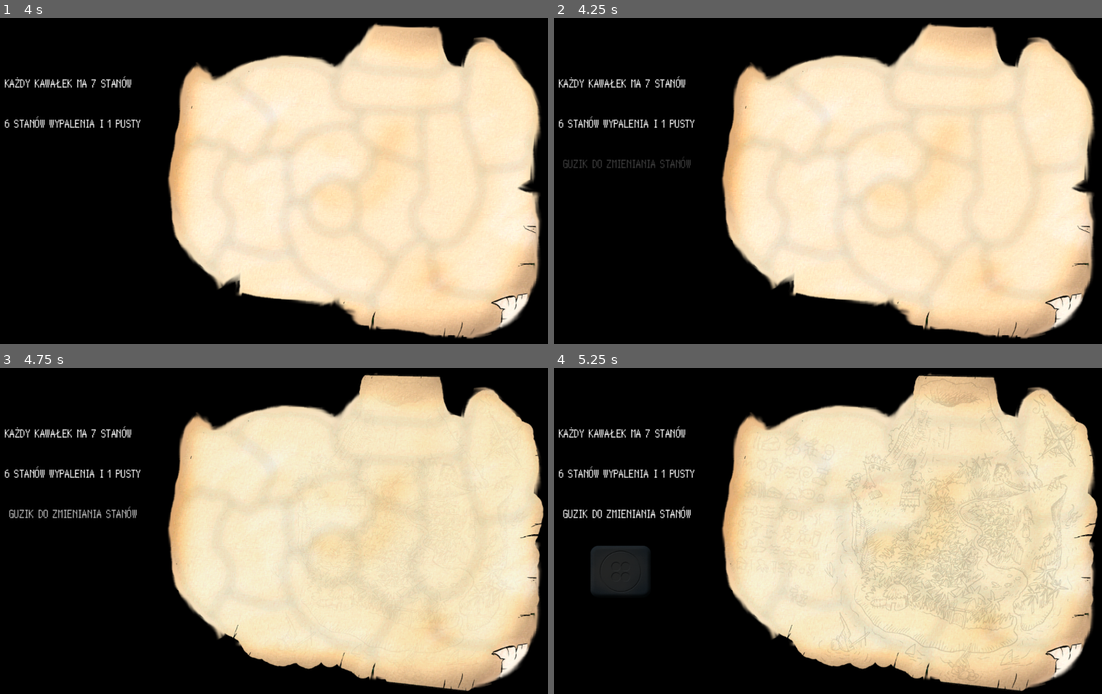
Above: before the commit, frames 1-4 (two rows, left to right).
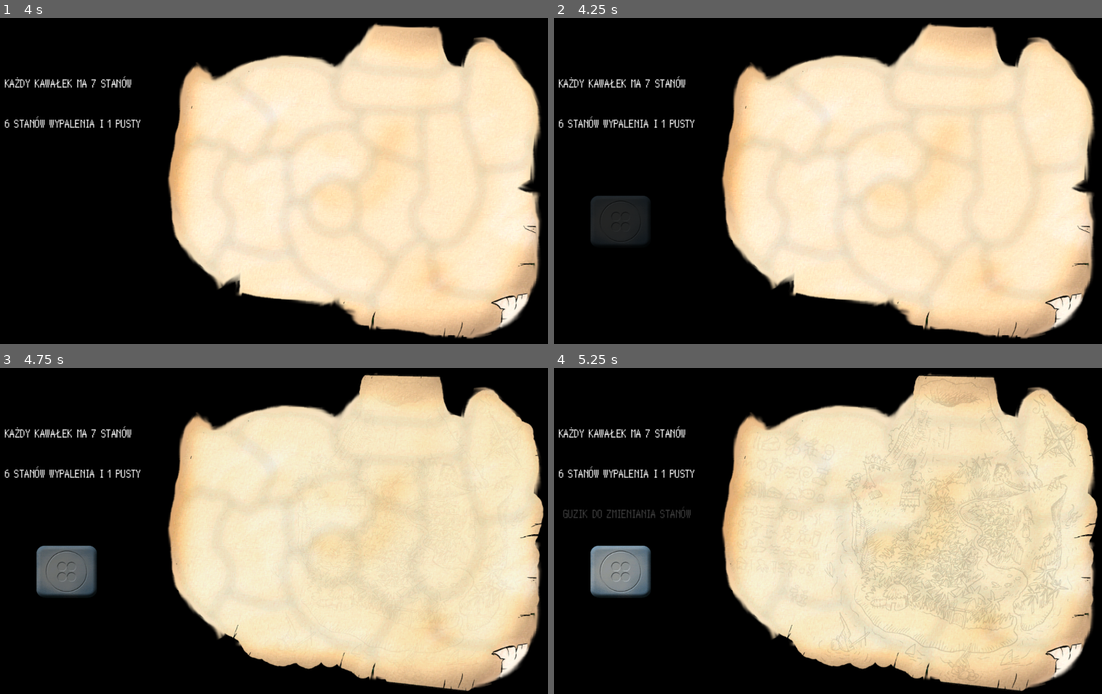
Above: after the commit, the same moments.

Repository: vexwith/WypalanieMapy
Game: Godot game, scene res://Tutorial/tutorial.tscn
Same seed, same stepped clock (60 frames per second), same inputs: the game is played once before the commit and once after it. This scene is started directly instead of the project's main scene. Sound files missing from this copy of the repository are replaced by a short silence.
Inputs (mouse positions are in pixels of both pictures, inside the frame that each line leads up to):
- Up to frame 1 (4 s): move the mouse to (400, 50) at 0.52 s; hold Z (rewind) 0.53-1.28 s; tap 1 (1, bound only after the commit) at 0.8, 1.35, 3.05 s; move the mouse to (498, 106) at 1.27 s; tap 2 (2, bound only after the commit) at 1.55, 3.8 s; move the mouse to (487, 220) at 2.02 s; hold 2 (2, bound only after the commit) 2.03-2.78 s; tap Z (rewind) at 2.3 s; move the mouse to (432, 291) at 2.77 s; click (432, 291) at 2.85 s; move the mouse to (449, 177) at 3.52 s; hold Right mouse button (PPM) from 3.53 s (still down)
- Up to frame 2 (4.25 s): keep holding Right mouse button (PPM)
- Up to frame 3 (4.75 s): release Right mouse button (PPM) at 4.25 s; click (65, 570) at 4.27 s
- Up to frame 4 (5.25 s): click (619, 570) at 5.02 s

Frame 1 is identical in both runs. In frame 2, 1.7% of the frame differs, in the area x 1-25%, y 42-70%; in frame 3, 2.0%; in frame 4, 2.0%, in the area x 1-25%, y 42-71%.

Commit message:
tutorial done

Diff:
--- /dev/null
+++ b/Tutorial/tutorial.gd
@@ -0,0 +1,8 @@
+extends Control
+
+@onready var tutorial_two = preload("res://Tutorial/tutorial_two.tscn")
+@onready var tutorial_three = preload("res://Tutorial/tutorial_three.tscn")
+@onready var tutorial_four = preload("res://Tutorial/tutorial_four.tscn")
+
+func _on_reset_pressed():
+	get_child(1).reset()
--- a/Tutorial/tutorial.tscn
+++ b/Tutorial/tutorial.tscn
@@ -1,13 +1,31 @@
-[gd_scene load_steps=3 format=3 uid="uid://4qnxr8tt246x"]
+[gd_scene load_steps=10 format=3 uid="uid://4qnxr8tt246x"]
 
 [ext_resource type="PackedScene" uid="uid://qnyxc1f7413i" path="res://Tutorial/tutorial_one.tscn" id="1_1jvkj"]
+[ext_resource type="Script" path="res://Tutorial/tutorial.gd" id="1_3jdpk"]
 [ext_resource type="PackedScene" uid="uid://bbav8h88a3lio" path="res://Ognik/ognik.tscn" id="2_8p8i3"]
+[ext_resource type="Texture2D" uid="uid://cvt1yhux55mnl" path="res://GUI/brestartoc.png" id="3_7af6p"]
+[ext_resource type="Texture2D" uid="uid://cy01wwi12q7av" path="res://GUI/brestartom_2.png" id="4_8x7yh"]
+
+[sub_resource type="StyleBoxTexture" id="StyleBoxTexture_5f5b2"]
+texture = ExtResource("3_7af6p")
+region_rect = Rect2(5, 4, 65, 65)
+
+[sub_resource type="StyleBoxTexture" id="StyleBoxTexture_4888e"]
+texture = ExtResource("4_8x7yh")
+region_rect = Rect2(5, 4, 54, 55)
+
+[sub_resource type="StyleBoxTexture" id="StyleBoxTexture_vy0j5"]
+texture = ExtResource("3_7af6p")
+region_rect = Rect2(5, 4, 65, 65)
+
+[sub_resource type="StyleBoxEmpty" id="StyleBoxEmpty_d0gp0"]
 
 [node name="Tutorial" type="Control"]
 layout_mode = 3
 anchors_preset = 0
 offset_right = 1920.0
 offset_bottom = 1080.0
+script = ExtResource("1_3jdpk")
 
 [node name="ColorRect" type="ColorRect" parent="."]
 layout_mode = 1
@@ -22,3 +40,18 @@
 layout_mode = 1
 
 [node name="Ognik" parent="." instance=ExtResource("2_8p8i3")]
+
+[node name="Reset" type="Button" parent="."]
+visible = false
+layout_mode = 0
+offset_left = 1749.0
+offset_top = 953.0
+offset_right = 1757.0
+offset_bottom = 961.0
+scale = Vector2(12, 12)
+theme_override_styles/normal = SubResource("StyleBoxTexture_5f5b2")
+theme_override_styles/hover = SubResource("StyleBoxTexture_4888e")
+theme_override_styles/pressed = SubResource("StyleBoxTexture_vy0j5")
+theme_override_styles/focus = SubResource("StyleBoxEmpty_d0gp0")
+
+[connection signal="pressed" from="Reset" to="." method="_on_reset_pressed"]
--- /dev/null
+++ b/Tutorial/tutorial_four.gd
@@ -0,0 +1,16 @@
+extends Control
+
+
+
+func _ready():
+	var tween = get_tree().create_tween()
+	tween.tween_property($Text/Label, "modulate", Color.WHITE, 2.0)
+	tween.tween_property($Text/Label2, "modulate", Color.WHITE, 2.0)
+	tween.tween_property($Text/Label3, "modulate", Color.WHITE, 1.0)
+
+func _on_menu_pressed():
+	get_tree().change_scene_to_file("res://UI/menu.tscn")
+
+
+func reset():
+	pass
--- /dev/null
+++ b/Tutorial/tutorial_four.tscn
@@ -0,0 +1,75 @@
+[gd_scene load_steps=9 format=3 uid="uid://bk1ley73a6bru"]
+
+[ext_resource type="Script" path="res://Tutorial/tutorial_four.gd" id="1_k2lga"]
+[ext_resource type="Texture2D" uid="uid://coxj3xlfnguh5" path="res://GUI/bexit_2.png" id="2_wd2la"]
+[ext_resource type="Texture2D" uid="uid://huatjbly557s" path="res://GUI/bexitom_2.png" id="3_b42oo"]
+[ext_resource type="Theme" uid="uid://b08scbdwv7hst" path="res://Tutorial/text_theme.tres" id="4_osx0y"]
+
+[sub_resource type="StyleBoxTexture" id="StyleBoxTexture_y1f1v"]
+texture = ExtResource("2_wd2la")
+region_rect = Rect2(0, 0, 53, 52)
+
+[sub_resource type="StyleBoxTexture" id="StyleBoxTexture_icc1v"]
+texture = ExtResource("3_b42oo")
+region_rect = Rect2(3, 3, 64, 64)
+
+[sub_resource type="StyleBoxTexture" id="StyleBoxTexture_6ar6m"]
+texture = ExtResource("2_wd2la")
+region_rect = Rect2(0, 0, 53, 52)
+
+[sub_resource type="StyleBoxEmpty" id="StyleBoxEmpty_5e64h"]
+
+[node name="TutorialFour" type="Control"]
+layout_mode = 3
+anchors_preset = 15
+anchor_right = 1.0
+anchor_bottom = 1.0
+grow_horizontal = 2
+grow_vertical = 2
+scale = Vector2(1.8, 1.8)
+script = ExtResource("1_k2lga")
+
+[node name="Menu" type="Button" parent="."]
+layout_mode = 0
+offset_left = 752.778
+offset_top = 251.667
+offset_right = 805.778
+offset_bottom = 303.667
+theme_override_styles/normal = SubResource("StyleBoxTexture_y1f1v")
+theme_override_styles/hover = SubResource("StyleBoxTexture_icc1v")
+theme_override_styles/pressed = SubResource("StyleBoxTexture_6ar6m")
+theme_override_styles/focus = SubResource("StyleBoxEmpty_5e64h")
+
+[node name="Text" type="VBoxContainer" parent="."]
+layout_mode = 0
+offset_left = 181.0
+offset_top = 162.0
+offset_right = 539.0
+offset_bottom = 390.0
+theme_override_constants/separation = 40
+
+[node name="Label" type="Label" parent="Text"]
+modulate = Color(1, 1, 1, 0)
+layout_mode = 2
+theme = ExtResource("4_osx0y")
+text = "KOMPAS TO WYJŚCIE DO MENU"
+horizontal_alignment = 1
+autowrap_mode = 2
+
+[node name="Label2" type="Label" parent="Text"]
+modulate = Color(1, 1, 1, 0)
+layout_mode = 2
+theme = ExtResource("4_osx0y")
+text = "WYJŚCIE DO MENU AUTOMATYCZNIE ZAPISUJE TWOJE NAJWAŻNIEJSZE CHECKPOINTY"
+horizontal_alignment = 1
+autowrap_mode = 2
+
+[node name="Label3" type="Label" parent="Text"]
+modulate = Color(1, 1, 1, 0)
+layout_mode = 2
+theme = ExtResource("4_osx0y")
+text = "NIE ZAPISUJE TO TWOJEGO STANU MAPY!"
+horizontal_alignment = 1
+autowrap_mode = 2
+
+[connection signal="pressed" from="Menu" to="." method="_on_menu_pressed"]
--- a/Tutorial/tutorial_one.gd
+++ b/Tutorial/tutorial_one.gd
@@ -1,6 +1,5 @@
 extends Control
 
-@onready var tutorial_two = preload("res://Tutorial/tutorial_two.tscn")
 
 @onready var pieces = $Pieces
 
@@ -16,8 +15,8 @@
 	var tween = get_tree().create_tween()
 	tween.tween_property($text/Label, "modulate", Color.WHITE, 2.0)
 	tween.tween_property($text/Label2, "modulate", Color.WHITE, 2.0)
+	tween.tween_property($Button, "modulate", Color.WHITE, 1.0)
 	tween.tween_property($text/Label3, "modulate", Color.WHITE, 1.0)
-	tween.tween_property($Button, "modulate", Color.WHITE, 1.0)
 
 
 
@@ -38,6 +37,10 @@
 
 
 func _on_button_2_pressed():
-	var tutorial = tutorial_two.instantiate()
+	get_parent().find_child("Reset").show()
+	var tutorial = get_parent().tutorial_two.instantiate()
 	get_parent().find_child("TutorialOne").add_sibling(tutorial)
 	queue_free()
+
+func reset():
+	pass
--- /dev/null
+++ b/Tutorial/tutorial_three.gd
@@ -0,0 +1,54 @@
+extends Control
+
+@onready var pieces = $Pieces
+
+var map_state_log = []
+
+func _ready():
+	SignalBus.connect("piece_clicked", _on_piece_clicked)
+
+	save_prev()
+
+	var tween = get_tree().create_tween()
+	tween.tween_property($Text/Label, "modulate", Color.WHITE, 2.0)
+	tween.tween_property($Text/Label2, "modulate", Color.WHITE, 2.0)
+
+func _input(event):
+	if event.is_action_pressed("rewind"):
+		if len(map_state_log) > 1:
+			map_state_log.pop_back()
+			var prev_state = map_state_log[-1].duplicate()
+			load_prev(prev_state)
+		elif len(map_state_log) == 1:
+			var prev_state = map_state_log[-1].duplicate()
+			load_prev(prev_state)
+
+func _on_piece_clicked(clicked_piece):
+	var win_condition = true
+	for piece in pieces.get_children():
+		if piece.stage != 3 and piece.stage != 4:
+			win_condition = false
+
+	save_prev()
+
+	if win_condition:
+		var tutorial = get_parent().tutorial_four.instantiate()
+		get_parent().get_child(1).add_sibling(tutorial)
+		queue_free()
+
+func save_prev():
+	var map_state = []
+	for piece in pieces.get_children():
+		map_state.append(piece.stage)
+	map_state_log.append(map_state)
+
+func load_prev(map_state):
+	for i in range(len(map_state) - 1, -1, -1):
+		var piece = pieces.get_child(i)
+		piece.stage = map_state.pop_back()
+		piece.update(0)
+
+func reset():
+	for piece in pieces.get_children():
+		piece.stage = -1
+		piece.update(0)
--- /dev/null
+++ b/Tutorial/tutorial_three.tscn
@@ -0,0 +1,85 @@
+[gd_scene load_steps=9 format=3 uid="uid://bnhmtuwiemrmn"]
+
+[ext_resource type="Script" path="res://Tutorial/tutorial_three.gd" id="1_37w6u"]
+[ext_resource type="PackedScene" uid="uid://cwkorr4fc4wuf" path="res://Mapa/kawałek10/kawałek_10.tscn" id="1_xrg4e"]
+[ext_resource type="PackedScene" uid="uid://cto0or21dya2h" path="res://Mapa/kawałek12/kawałek_12.tscn" id="2_56oeb"]
+[ext_resource type="Texture2D" uid="uid://dknwkhrofosws" path="res://Tutorial/0tierpiece2.png" id="2_ffsnm"]
+[ext_resource type="PackedScene" uid="uid://bqauqrlm00k4e" path="res://Mapa/kawałek9/kawałek_9.tscn" id="3_kn0lc"]
+[ext_resource type="PackedScene" uid="uid://3lk4nmogsyaq" path="res://Mapa/kawałek8/kawałek_8.tscn" id="4_2nmej"]
+[ext_resource type="PackedScene" uid="uid://celjynmx78vxl" path="res://Mapa/kawałek14/kawałek_14.tscn" id="5_suhd1"]
+[ext_resource type="Theme" uid="uid://b08scbdwv7hst" path="res://Tutorial/text_theme.tres" id="6_4qa52"]
+
+[node name="TutorialThree" type="Control"]
+layout_mode = 3
+anchors_preset = 15
+anchor_right = 1.0
+anchor_bottom = 1.0
+grow_horizontal = 2
+grow_vertical = 2
+scale = Vector2(1.8, 1.8)
+script = ExtResource("1_37w6u")
+
+[node name="TextureRect" type="TextureRect" parent="."]
+layout_mode = 0
+offset_left = 543.333
+offset_top = 118.333
+offset_right = 974.333
+offset_bottom = 472.333
+texture = ExtResource("2_ffsnm")
+
+[node name="Pieces" type="Control" parent="."]
+anchors_preset = 0
+offset_left = 140.0
+offset_top = 1.66667
+offset_right = 180.0
+offset_bottom = 41.6667
+
+[node name="Kawałek10" parent="Pieces" instance=ExtResource("1_xrg4e")]
+position = Vector2(631.667, 286.111)
+affected_pieces = [1, 2, 3]
+
+[node name="Kawałek12" parent="Pieces" instance=ExtResource("2_56oeb")]
+position = Vector2(628.333, 210)
+affected_pieces = [0, 2, 3]
+
+[node name="Kawałek9" parent="Pieces" instance=ExtResource("3_kn0lc")]
+position = Vector2(642.222, 368.889)
+affected_pieces = [0, 1, 3]
+
+[node name="Kawałek8" parent="Pieces" instance=ExtResource("4_2nmej")]
+position = Vector2(735, 287.778)
+affected_pieces = [0, 1, 2]
+
+[node name="Kawałek14" parent="Pieces" instance=ExtResource("5_suhd1")]
+position = Vector2(489.444, 282.778)
+affected_pieces = [1, 2]
+
+[node name="Text" type="VBoxContainer" parent="."]
+layout_mode = 0
+offset_left = 56.1111
+offset_top = 170.556
+offset_right = 466.111
+offset_bottom = 395.556
+theme_override_constants/separation = 40
+
+[node name="Label" type="Label" parent="Text"]
+modulate = Color(1, 1, 1, 0)
+layout_mode = 2
+theme = ExtResource("6_4qa52")
+text = "KLIKNIĘCIE W KAWAŁEK MAPY ZAWSZE ZWIĘKSZA POZIOM WYPALENIA SĄSIADUJĄCYCH KAWAŁKÓW O 1"
+horizontal_alignment = 1
+autowrap_mode = 2
+
+[node name="Label2" type="Label" parent="Text"]
+modulate = Color(1, 1, 1, 0)
+layout_mode = 2
+theme = ExtResource("6_4qa52")
+text = "JEŚLI POPEŁNIŁEŚ BŁĄD MOŻESZ KLIKNĄĆ RESTART ŻEBY COFNĄĆ SIĘ DO POCZĄTKU LUB WCISNĄĆ Z NA KLAWIATURZE ABY COFNĄĆ SWÓJ RUCH"
+horizontal_alignment = 1
+autowrap_mode = 2
+
+[editable path="Pieces/Kawałek10"]
+[editable path="Pieces/Kawałek12"]
+[editable path="Pieces/Kawałek9"]
+[editable path="Pieces/Kawałek8"]
+[editable path="Pieces/Kawałek14"]
--- a/Tutorial/tutorial_two.gd
+++ b/Tutorial/tutorial_two.gd
@@ -1,8 +1,34 @@
 extends Control
+
 
 @onready var pieces = $Pieces
 
 func _ready():
+	SignalBus.connect("piece_clicked", _on_piece_clicked)
+
+	Globals.ignore_clicks = false
+	get_parent().find_child("Ognik").przedmioty["lapa"] = false
+	get_parent().find_child("Ognik").przedmioty["ognik"] = true
+
+	reset()
+
+	var tween = get_tree().create_tween()
+	tween.tween_property($Text/Label, "modulate", Color.WHITE, 2.0)
+	tween.tween_property($Text/Label2, "modulate", Color.WHITE, 2.0)
+	tween.tween_property($Text/Label3, "modulate", Color.WHITE, 2.0)
+
+func _on_piece_clicked(clicked_piece):
+	var win_condition = true
+	for piece in pieces.get_children():
+		if piece.stage != 3 and piece.stage != 4:
+			win_condition = false
+
+	if win_condition:
+		var tutorial = get_parent().tutorial_three.instantiate()
+		get_parent().get_child(1).add_sibling(tutorial)
+		queue_free()
+
+func reset():
 	for i in range(6):
 		var piece = pieces.get_child(i)
 		piece.stage = i - 1
--- a/Tutorial/tutorial_two.tscn
+++ b/Tutorial/tutorial_two.tscn
@@ -1,7 +1,8 @@
-[gd_scene load_steps=4 format=3 uid="uid://qhjh10w0bkmm"]
+[gd_scene load_steps=5 format=3 uid="uid://qhjh10w0bkmm"]
 
 [ext_resource type="Script" path="res://Tutorial/tutorial_two.gd" id="1_5yswb"]
 [ext_resource type="PackedScene" uid="uid://dayxcxrhwkece" path="res://Mapa/kawałek1/kawałek_1.tscn" id="1_nn7sh"]
+[ext_resource type="Texture2D" uid="uid://bs0gn4k0uinup" path="res://Tutorial/0tierpiece1.png" id="2_ix73k"]
 [ext_resource type="Theme" uid="uid://b08scbdwv7hst" path="res://Tutorial/text_theme.tres" id="3_v7fhf"]
 
 [node name="TutorialTwo" type="Control"]
@@ -15,6 +16,14 @@
 grow_vertical = 2
 scale = Vector2(1.8, 1.8)
 script = ExtResource("1_5yswb")
+
+[node name="TextureRect" type="TextureRect" parent="."]
+layout_mode = 0
+offset_left = 427.222
+offset_top = 43.8889
+offset_right = 598.222
+offset_bottom = 144.889
+texture = ExtResource("2_ix73k")
 
 [node name="Pieces" type="Control" parent="."]
 anchors_preset = 0
@@ -81,6 +90,14 @@
 horizontal_alignment = 1
 autowrap_mode = 2
 
+[node name="Label3" type="Label" parent="Text"]
+modulate = Color(1, 1, 1, 0)
+layout_mode = 2
+theme = ExtResource("3_v7fhf")
+text = "NIEKTÓRE KAWAŁKI MOGĄ ZACZYNAĆ NA WYŻSZYM POZIOMIE WYPALENIA"
+horizontal_alignment = 1
+autowrap_mode = 2
+
 [editable path="Pieces/Kawałek1"]
 [editable path="Pieces/Kawałek2"]
 [editable path="Pieces/Kawałek3"]
--- a/UI/menu.gd
+++ b/UI/menu.gd
@@ -29,7 +29,7 @@
 
 
 func _on_tutorial_pressed():
-	pass # Replace with function body.
+	get_tree().change_scene_to_file("res://Tutorial/tutorial.tscn")
 
 
 func _on_exit_pressed():
--- a/default_bus_layout.tres
+++ b/default_bus_layout.tres
@@ -1,4 +1,3 @@
 [gd_resource type="AudioBusLayout" format=3 uid="uid://djrlfs1db6paf"]
 
 [resource]
-bus/0/mute = true
--- a/game_manager.gd
+++ b/game_manager.gd
@@ -106,6 +106,8 @@
 		printerr("Cannot open non-existent file at %s!" % [path])
 
 func _ready():
+	SignalBus.connect("piece_clicked", _on_piece_clicked)
+	SignalBus.connect("non_euclidean_clicked", _on_non_euclidean_clicked)
 	verify_save_directory(SAVE_DIR)
 	if Globals.kontynuuj:
 		Globals.kontynuuj = false
@@ -113,8 +115,9 @@
 		load_data(SAVE_DIR + SAVE_FILE_NAME)
 		get_tree().reload_current_scene()
 
-	SignalBus.connect("piece_clicked", _on_piece_clicked)
-	SignalBus.connect("non_euclidean_clicked", _on_non_euclidean_clicked)
+	#saving blank map
+	save_prev()
+
 #	MAX_PIECES = base_map.get_child_count()
 	if not Globals.lapa_gained:
 		lapa_button.hide()
@@ -206,6 +209,15 @@
 			var prev_state = Globals.map_state_log[-1].duplicate()
 			load_prev(prev_state)
 
+	if event.is_action_pressed("1"):
+		if not Globals.trapped:
+			_on_ognik_button_button_up()
+			Globals.ignore_clicks = false
+
+	if event.is_action_pressed("2"):
+		_on_lapa_button_button_up()
+
+	#dragging
 	if not Globals.crawl_mode and not Globals.trapped:
 		if event is InputEventMouseMotion and draggable:
 			if event.button_mask == MOUSE_BUTTON_MASK_LEFT:
@@ -342,15 +354,7 @@
 
 	#saving map state
 	if clicked_piece.get_index() not in range(25, 40): #if inside saper
-		var map_state = []
-		for piece in base_map.get_children():
-			if piece is Area2D:
-				map_state.append(piece.stage)
-		for non_euclidean_piece in non_euclidean_pieces.get_children():
-			map_state.append(non_euclidean_piece.stage)
-		map_state.append(camera.global_position)
-		map_state.append(next_piece)
-		Globals.map_state_log.append(map_state)
+		save_prev()
 
 
 func _on_non_euclidean_clicked():
@@ -594,7 +598,16 @@
 	var troll = base_map.get_child(84)
 	troll.update(3)
 
-
+func save_prev():
+	var map_state = []
+	for piece in base_map.get_children():
+		if piece is Area2D:
+			map_state.append(piece.stage)
+	for non_euclidean_piece in non_euclidean_pieces.get_children():
+		map_state.append(non_euclidean_piece.stage)
+	map_state.append(camera.global_position)
+	map_state.append(next_piece)
+	Globals.map_state_log.append(map_state)
 
 func load_prev(map_state):
 	#clearing saper
--- a/game_manager.tscn
+++ b/game_manager.tscn
@@ -148,6 +148,12 @@
 
 [sub_resource type="StyleBoxEmpty" id="StyleBoxEmpty_5see7"]
 
+[sub_resource type="Gradient" id="Gradient_vcxga"]
+colors = PackedColorArray(0, 0, 0, 1, 0, 0, 0, 1)
+
+[sub_resource type="GradientTexture1D" id="GradientTexture1D_3sm7f"]
+gradient = SubResource("Gradient_vcxga")
+
 [sub_resource type="StyleBoxTexture" id="StyleBoxTexture_4iovj"]
 texture = ExtResource("23_oslr8")
 region_rect = Rect2(0, 0, 53, 52)
@@ -161,12 +167,6 @@
 region_rect = Rect2(0, 0, 53, 52)
 
 [sub_resource type="StyleBoxEmpty" id="StyleBoxEmpty_3uyue"]
-
-[sub_resource type="Gradient" id="Gradient_vcxga"]
-colors = PackedColorArray(0, 0, 0, 1, 0, 0, 0, 1)
-
-[sub_resource type="GradientTexture1D" id="GradientTexture1D_3sm7f"]
-gradient = SubResource("Gradient_vcxga")
 
 [sub_resource type="SpriteFrames" id="SpriteFrames_rdh5l"]
 animations = [{
@@ -319,6 +319,28 @@
 theme_override_styles/pressed = SubResource("StyleBoxTexture_d7n1u")
 theme_override_styles/focus = SubResource("StyleBoxEmpty_5see7")
 
+[node name="Shadow" type="TextureRect" parent="Camera2D"]
+visible = false
+modulate = Color(1, 1, 1, 0)
+offset_left = -960.0
+offset_top = -540.0
+offset_right = 960.0
+offset_bottom = 540.0
+texture = SubResource("GradientTexture1D_3sm7f")
+
+[node name="Endings" type="Label" parent="Camera2D"]
+visible = false
+modulate = Color(1, 1, 1, 0)
+offset_left = -259.0
+offset_top = -148.0
+offset_right = 260.0
+offset_bottom = -8.0
+theme_override_fonts/font = ExtResource("20_pu80j")
+theme_override_font_sizes/font_size = 100
+horizontal_alignment = 1
+vertical_alignment = 1
+autowrap_mode = 2
+
 [node name="Menu" type="Button" parent="Camera2D"]
 offset_left = 852.0
 offset_top = -516.0
@@ -329,28 +351,6 @@
 theme_override_styles/hover = SubResource("StyleBoxTexture_xr3tq")
 theme_override_styles/pressed = SubResource("StyleBoxTexture_f04tw")
 theme_override_styles/focus = SubResource("StyleBoxEmpty_3uyue")
-
-[node name="Shadow" type="TextureRect" parent="Camera2D"]
-visible = false
-modulate = Color(1, 1, 1, 0)
-offset_left = -960.0
-offset_top = -540.0
-offset_right = 960.0
-offset_bottom = 540.0
-texture = SubResource("GradientTexture1D_3sm7f")
-
-[node name="Endings" type="Label" parent="Camera2D"]
-visible = false
-modulate = Color(1, 1, 1, 0)
-offset_left = -259.0
-offset_top = -148.0
-offset_right = 260.0
-offset_bottom = -8.0
-theme_override_fonts/font = ExtResource("20_pu80j")
-theme_override_font_sizes/font_size = 100
-horizontal_alignment = 1
-vertical_alignment = 1
-autowrap_mode = 2
 
 [node name="SmallPiece" type="AnimatedSprite2D" parent="."]
 visible = false
--- a/project.godot
+++ b/project.godot
@@ -44,3 +44,13 @@
 "events": [Object(InputEventKey,"resource_local_to_scene":false,"resource_name":"","device":-1,"window_id":0,"alt_pressed":false,"shift_pressed":false,"ctrl_pressed":false,"meta_pressed":false,"pressed":false,"keycode":0,"physical_keycode":90,"key_label":0,"unicode":122,"echo":false,"script":null)
 ]
 }
+1={
+"deadzone": 0.5,
+"events": [Object(InputEventKey,"resource_local_to_scene":false,"resource_name":"","device":-1,"window_id":0,"alt_pressed":false,"shift_pressed":false,"ctrl_pressed":false,"meta_pressed":false,"pressed":false,"keycode":0,"physical_keycode":49,"key_label":0,"unicode":49,"echo":false,"script":null)
+]
+}
+2={
+"deadzone": 0.5,
+"events": [Object(InputEventKey,"resource_local_to_scene":false,"resource_name":"","device":-1,"window_id":0,"alt_pressed":false,"shift_pressed":false,"ctrl_pressed":false,"meta_pressed":false,"pressed":false,"keycode":0,"physical_keycode":50,"key_label":0,"unicode":50,"echo":false,"script":null)
+]
+}
Binary file added: Tutorial/0tierpiece1.png
Not shown, added: Tutorial/0tierpiece1.png.import
Binary file added: Tutorial/0tierpiece2.png
Not shown, added: Tutorial/0tierpiece2.png.import
